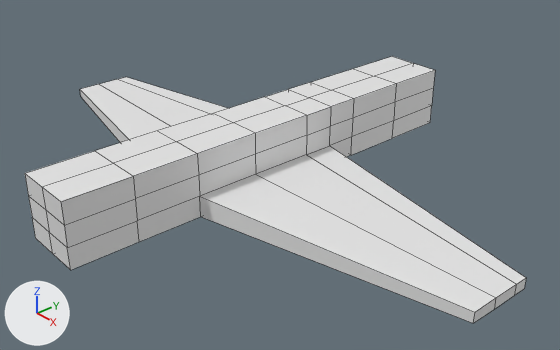
The Blender file Avion.blend, before and after one commit.
The view is the same before and after, from a 50 mm camera at (16.93, -13.92, 10.27) aimed at (0.8, 0.11, -0.82). Lighting does not change. The marker at lower left points along +X, +Y and +Z. Mesh edges are drawn as thin lines.
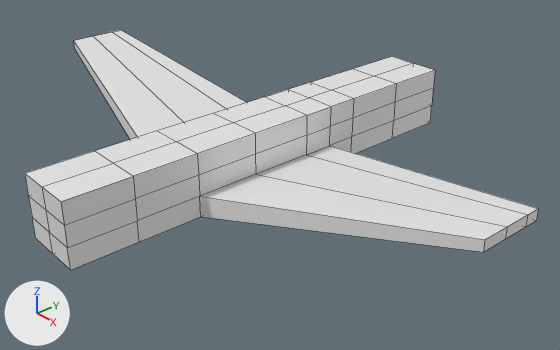
The change, as a list of edits to the scene's bpy script:
```text
Change me_cube_001:
    where me_cube_001.from_pydata(...)  # 66 vertices, 54 faces; spans x 0.0..9.17, y -1.0..1.0, z -1.0..1.0
    used by ob_cube; location = (0.0, 0.0, 0.0); scale = (1.0, 7.13, 1.0)
    before: 58 (9.17, -0.19, -0.83) at pixel (473, 323), 59 (9.17, -0.08, -0.83) at pixel (494, 309), 60 (9.17, 0.04, -0.83) at pixel (514, 295), 61 (9.17, 0.04, -0.51) at pixel (516, 284), 62 (9.17, -0.08, -0.51) at pixel (496, 297)
    before: 63 (9.17, -0.19, -0.51) at pixel (475, 312), 64 (9.17, 0.09, -0.51) at pixel (526, 277), 65 (9.17, 0.09, -0.83) at pixel (524, 288)
    me_cube_001 part 1
    add for i in [*range(58, 66)]: me_cube_001.vertices[i].co += Vector((0.0, 0.0, 1.92))
```

Changed parts and their boxes (x1, y1, x2, y2) in the pictures (560 x 350 px; the box of a moved part takes in the faces that stretch with it):
'Cube', reshaped (10% shorter)
    before: (25, 56, 526, 323)
    after: (25, 30, 538, 270)
part 1 of me_cube_001, moved or reshaped
    before: (80, 77, 526, 323)
    after: (74, 30, 538, 252)
